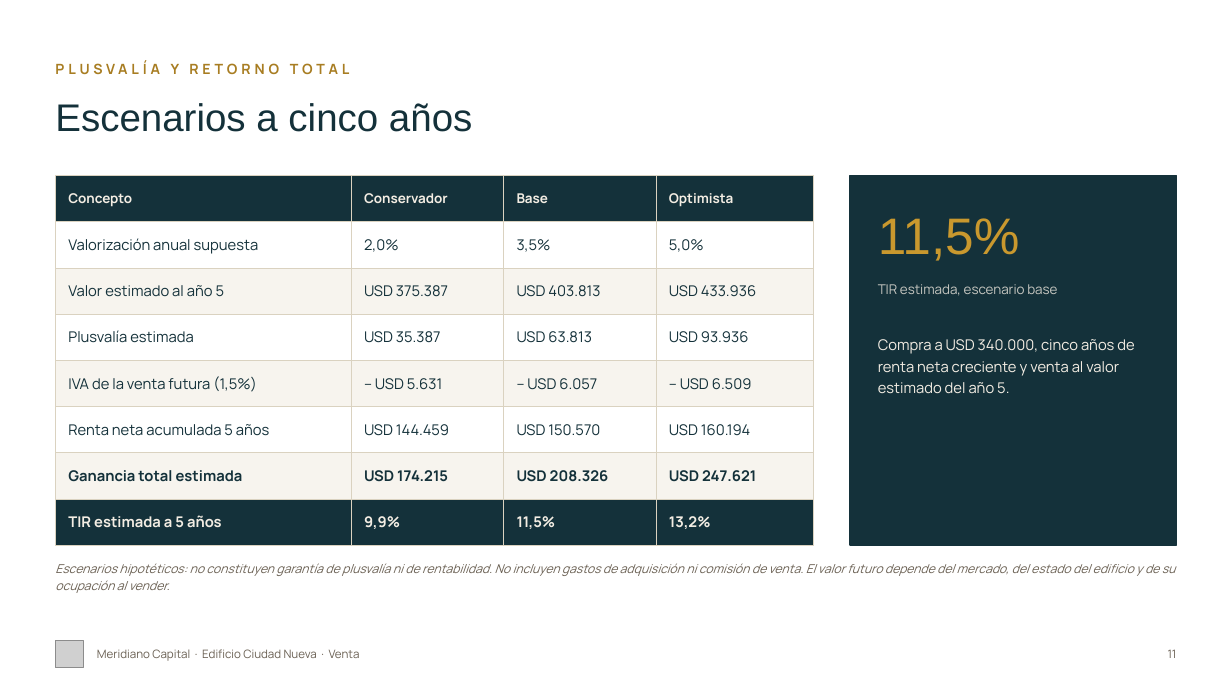
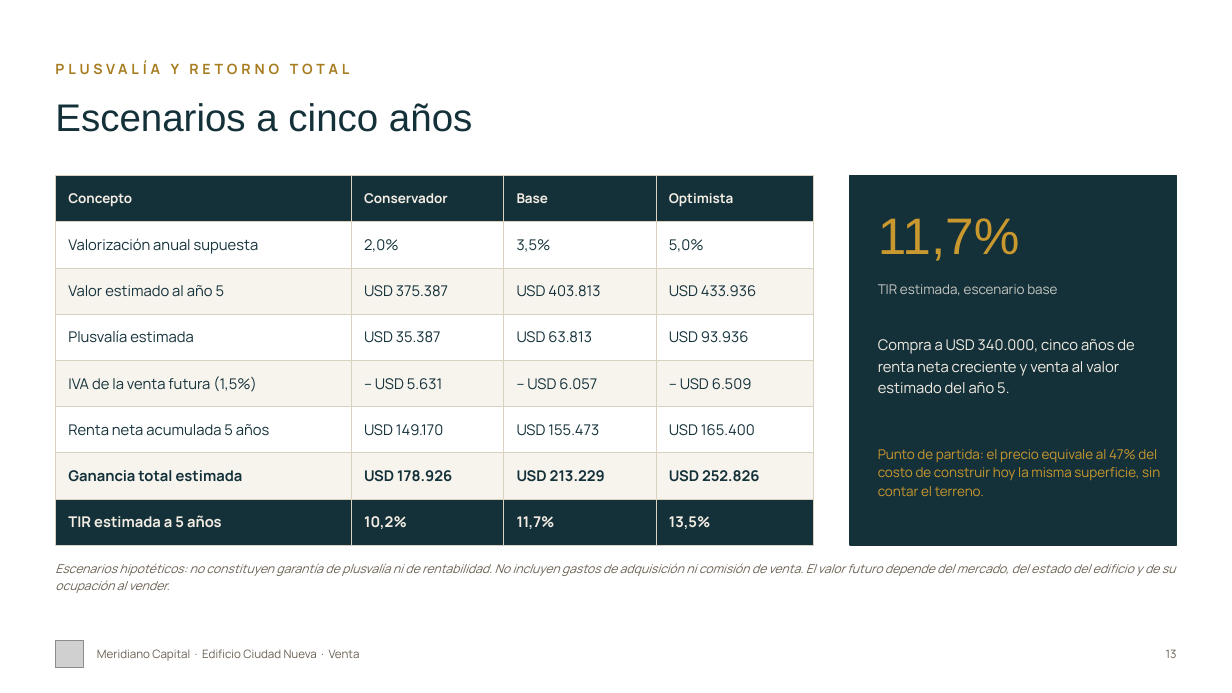
Before and after one commit to juanjosecastillo608/Meridiano-Capital, a slide deck: slide 13 of projects/edificio-ciudad-nueva/entregables/Edificio_Ciudad_Nueva_Meridiano_FINAL.pptx (slide 11 before the commit). Drawn at 1232x693 pixels with LibreOffice and Linux fonts; fonts in the diff are those of the drawing; grey boxes stand for pictures. Boxes give left, top, right and bottom in pixels: in the first picture for what was removed or moved away, otherwise in the second. Text is boxed around its words. In the diff, an @@ line names an element or a change of style, - is before the commit and + after.

```diff
--- a/projects/edificio-ciudad-nueva/entregables/Edificio_Ciudad_Nueva_Meridiano_FINAL.pptx
+++ b/projects/edificio-ciudad-nueva/entregables/Edificio_Ciudad_Nueva_Meridiano_FINAL.pptx
@@ table at bbox=[55, 176, 813, 533] @@
-row 6: Renta neta acumulada 5 años | USD 144.459 | USD 150.570 | USD 160.194
+row 6: Renta neta acumulada 5 años | USD 149.170 | USD 155.473 | USD 165.400
-row 7: Ganancia total estimada | USD 174.215 | USD 208.326 | USD 247.621
+row 7: Ganancia total estimada | USD 178.926 | USD 213.229 | USD 252.826
-row 8: TIR estimada a 5 años | 9,9% | 11,5% | 13,2%
+row 8: TIR estimada a 5 años | 10,2% | 11,7% | 13,5%
@@ text at bbox=[878, 218, 1020, 261]: text changed @@
-11,5%
+11,7%
@@ text added at bbox=[878, 449, 1160, 496], 10.5 pt, text #C9982E @@
+Punto de partida: el precio equivale al 47% del costo de construir hoy la misma superficie, sin contar el terreno.
@@ text at bbox=[1166, 649, 1177, 658]: text changed @@
-11
+13
```
Also in this commit, not shown: 11 other slides changed, 2 slides added, 32 other files.
